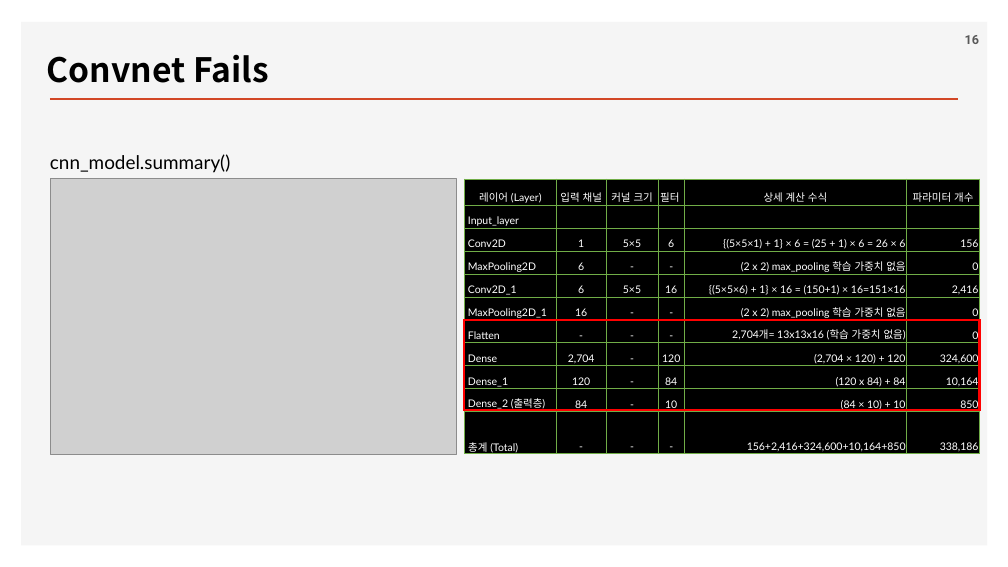
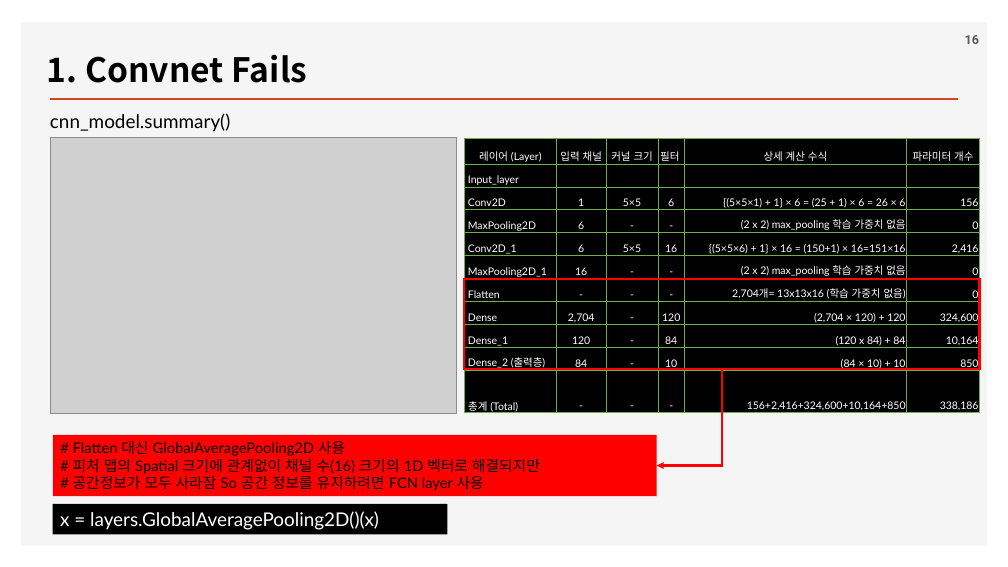
Before and after one commit to ancestor9/2026_Fall_Deep-Learning-with-Python, a slide deck: slide 16 of Chapter 11 Image segmentation.pptx. Drawn at 1008x567 pixels with LibreOffice and Linux fonts; fonts in the diff are those of the drawing; grey boxes stand for pictures; background and template pictures are left out. Boxes give left, top, right and bottom in pixels: in the first picture for what was removed or moved away, otherwise in the second. Text is boxed around its words. In the diff, an @@ line names an element or a change of style, - is before the commit and + after.

```diff
--- a/Chapter 11 Image segmentation.pptx
+++ b/Chapter 11 Image segmentation.pptx
@@ text at bbox=[47, 54, 308, 83]: text changed @@
-Convnet Fails
+1. Convnet Fails
@@ 1 picture, 1 table, 1 text, 1 rectangle: place and size @@
-1 picture, 1 table, 1 text, 1 rectangle at bbox=[50, 154, 980, 459]
+1 picture, 1 table, 1 text, 1 rectangle at bbox=[50, 113, 980, 418]
@@ elbow arrow added from (722, 369) to (657, 466), #FF0000 2.25 pt @@
@@ rectangle added at bbox=[53, 435, 657, 496], fill #FF0000, 14 pt, text #000000 @@
+# Flatten 대신 GlobalAveragePooling2D 사용
+# 피처 맵의 Spatial 크기에 관계없이 채널 수(16) 크기의 1D 벡터로 해결되지만
+# 공간정보가 모두 사라잠 So 공간 정보를 유지하려면 FCN layer 사용
@@ rectangle added at bbox=[53, 504, 448, 534], fill #000000, 18 pt, text #FFFFFF @@
+x = layers.GlobalAveragePooling2D()(x)
```
Also in this commit, not shown: 5 other slides changed.
